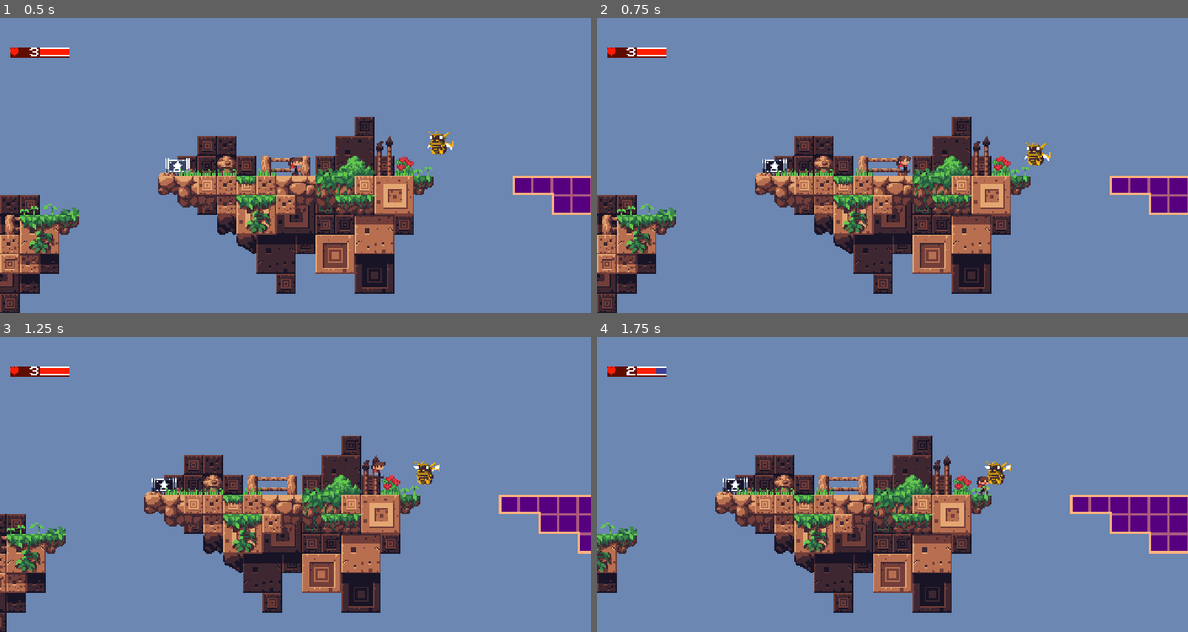
Above: before the commit, frames 1-4 (two rows, left to right).
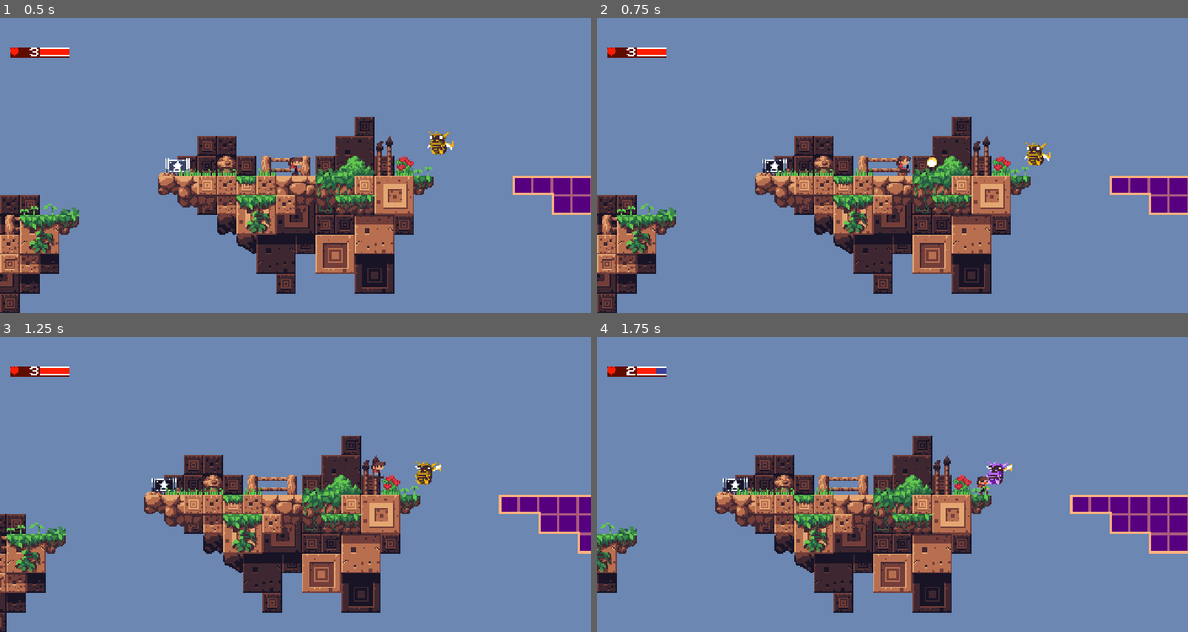
Above: after the commit, the same moments.

Repository: yashparab17/skyventure-revamped
Game: Godot game, scene res://scenes/areas/area_1.tscn
The game is run twice, just before and just after one commit, with the same random seed, the same clock (stepped at 60 frames per second) and the same inputs. Sound files missing from this copy of the repository are replaced by a short silence.
Inputs:
- Up to frame 1 (0.5 s): no input
- Up to frame 2 (0.75 s): hold D (move_right) from 0.53 s (still down); tap Z (shoot) at 0.6 s
- Up to frame 3 (1.25 s): keep holding D (move_right); tap Space (jump) at 0.77 s
- Up to frame 4 (1.75 s): keep holding D (move_right); tap S (aim_down) at 1.35 s; tap Space (jump) at 1.52 s; tap Z (shoot) at 1.55 s

Frame 1 is identical in both runs. In frame 2, less than 0.1% of the frame differs, in the area x 51-58%, y 47-52%; in frame 3, 0.1%; in frame 4, 0.2%, in the area x 65-71%, y 42-50%.

Commit message:
Fireball half implemented. Fixed up roach.

Diff:
--- a/project.godot
+++ b/project.godot
@@ -31,6 +31,7 @@
 
 enemy=""
 player=""
+ground="The ground."
 
 [input]
 
--- a/scenes/areas/area_1.tscn
+++ b/scenes/areas/area_1.tscn
@@ -32,7 +32,7 @@
 
 [node name="SkyBackground" parent="Tiles" instance=ExtResource("1_y41uj")]
 
-[node name="GroundBlocks" type="TileMapLayer" parent="Tiles"]
+[node name="GroundBlocks" type="TileMapLayer" parent="Tiles" groups=["ground"]]
 z_index = 1
 tile_map_data = PackedByteArray("AAAOAAgAAQAAAAgAAAAOAAkAAQABAAAAAAAPAAgAAQABAAgAAAAPAAkAAQABAAkAAAAQAAgAAQACAAgAAAAQAA …(4976 unchanged characters)…
 tile_set = ExtResource("4_vi3ny")
--- a/scenes/characters/enemies/roach.tscn
+++ b/scenes/characters/enemies/roach.tscn
@@ -200,7 +200,7 @@
 texture = ExtResource("1_piddw")
 hframes = 4
 vframes = 7
-frame = 20
+frame = 8
 
 [node name="Animation" type="AnimationPlayer" parent="."]
 libraries = {
--- a/scenes/characters/player/player.tscn
+++ b/scenes/characters/player/player.tscn
@@ -863,7 +863,7 @@
 stream = ExtResource("7_w6xla")
 volume_db = -30.0
 
-[node name="ProjBullet" type="AudioStreamPlayer" parent="Sounds"]
+[node name="ProjectileStarBullet" type="AudioStreamPlayer" parent="Sounds"]
 stream = ExtResource("8_xuses")
 volume_db = -20.0
 
--- /dev/null
+++ b/scenes/projectiles/fireball.tscn
@@ -0,0 +1,81 @@
+[gd_scene load_steps=10 format=3 uid="uid://dksr4t1mkwqcv"]
+
+[ext_resource type="Texture2D" uid="uid://by6l4x7lc28j6" path="res://assets/sprites/projectiles/fireball.png" id="1_nx3os"]
+[ext_resource type="Script" uid="uid://ceu06gin8f7hv" path="res://scripts/projectiles/fireball.gd" id="2_t07v1"]
+
+[sub_resource type="CircleShape2D" id="CircleShape2D_t07v1"]
+radius = 7.0
+
+[sub_resource type="AtlasTexture" id="AtlasTexture_t07v1"]
+atlas = ExtResource("1_nx3os")
+region = Rect2(0, 0, 8, 8)
+
+[sub_resource type="AtlasTexture" id="AtlasTexture_s73vv"]
+atlas = ExtResource("1_nx3os")
+region = Rect2(8, 0, 8, 8)
+
+[sub_resource type="AtlasTexture" id="AtlasTexture_qphfj"]
+atlas = ExtResource("1_nx3os")
+region = Rect2(16, 0, 8, 8)
+
+[sub_resource type="AtlasTexture" id="AtlasTexture_f4ew8"]
+atlas = ExtResource("1_nx3os")
+region = Rect2(24, 0, 8, 8)
+
+[sub_resource type="SpriteFrames" id="SpriteFrames_ynm7a"]
+animations = [{
+"frames": [],
+"loop": true,
+"name": &"default",
+"speed": 5.0
+}, {
+"frames": [{
+"duration": 1.0,
+"texture": SubResource("AtlasTexture_t07v1")
+}, {
+"duration": 1.0,
+"texture": SubResource("AtlasTexture_s73vv")
+}, {
+"duration": 1.0,
+"texture": SubResource("AtlasTexture_qphfj")
+}, {
+"duration": 1.0,
+"texture": SubResource("AtlasTexture_f4ew8")
+}],
+"loop": true,
+"name": &"fireball",
+"speed": 10.0
+}]
+
+[sub_resource type="CircleShape2D" id="CircleShape2D_nx3os"]
+radius = 7.0
+
+[node name="Fireball" type="CharacterBody2D"]
+collision_layer = 2
+collision_mask = 5
+script = ExtResource("2_t07v1")
+
+[node name="Collision" type="CollisionShape2D" parent="."]
+shape = SubResource("CircleShape2D_t07v1")
+
+[node name="AnimatedSprite" type="AnimatedSprite2D" parent="."]
+sprite_frames = SubResource("SpriteFrames_ynm7a")
+animation = &"fireball"
+autoplay = "fireball"
+frame_progress = 0.418905
+
+[node name="Timer" type="Timer" parent="."]
+wait_time = 0.8
+one_shot = true
+autostart = true
+
+[node name="Hitbox" type="Area2D" parent="."]
+collision_layer = 2
+collision_mask = 5
+
+[node name="HitboxCollision" type="CollisionShape2D" parent="Hitbox"]
+shape = SubResource("CircleShape2D_nx3os")
+debug_color = Color(1, 0.000698955, 0.0821795, 0.42)
+
+[connection signal="timeout" from="Timer" to="." method="_on_timer_timeout"]
+[connection signal="area_entered" from="Hitbox" to="." method="_on_hitbox_area_entered"]
--- a/scenes/projectiles/star_bullet.tscn
+++ b/scenes/projectiles/star_bullet.tscn
@@ -3,13 +3,13 @@
 [ext_resource type="Texture2D" uid="uid://litsq0v1ug6l" path="res://assets/sprites/projectiles/star_bullet.png" id="1_r8wcl"]
 [ext_resource type="Script" uid="uid://dbtcm2w6exjrs" path="res://scripts/projectiles/star_bullet.gd" id="2_r8wcl"]
 
-[sub_resource type="AtlasTexture" id="AtlasTexture_o3uab"]
+[sub_resource type="AtlasTexture" id="AtlasTexture_r8wcl"]
 atlas = ExtResource("1_r8wcl")
-region = Rect2(0, 0, 16, 16)
+region = Rect2(0, 0, 16, 4)
 
-[sub_resource type="AtlasTexture" id="AtlasTexture_oy56l"]
+[sub_resource type="AtlasTexture" id="AtlasTexture_mdghq"]
 atlas = ExtResource("1_r8wcl")
-region = Rect2(16, 0, 16, 16)
+region = Rect2(16, 0, 16, 4)
 
 [sub_resource type="SpriteFrames" id="SpriteFrames_05h55"]
 animations = [{
@@ -20,13 +20,13 @@
 }, {
 "frames": [{
 "duration": 1.0,
-"texture": SubResource("AtlasTexture_o3uab")
+"texture": SubResource("AtlasTexture_r8wcl")
 }, {
 "duration": 1.0,
-"texture": SubResource("AtlasTexture_oy56l")
+"texture": SubResource("AtlasTexture_mdghq")
 }],
 "loop": true,
-"name": &"shot",
+"name": &"star_bullet",
 "speed": 5.0
 }]
 
@@ -35,7 +35,8 @@
 
 [node name="Star Bullet" type="AnimatedSprite2D"]
 sprite_frames = SubResource("SpriteFrames_05h55")
-animation = &"shot"
+animation = &"star_bullet"
+autoplay = "star_bullet"
 script = ExtResource("2_r8wcl")
 
 [node name="Timer" type="Timer" parent="."]
@@ -47,7 +48,7 @@
 collision_layer = 2
 collision_mask = 5
 
-[node name="Collision" type="CollisionShape2D" parent="Hitbox"]
+[node name="HitboxCollision" type="CollisionShape2D" parent="Hitbox"]
 shape = SubResource("RectangleShape2D_reqvq")
 
 [connection signal="timeout" from="Timer" to="." method="_on_timer_timeout"]
--- a/scripts/characters/enemies/roach.gd
+++ b/scripts/characters/enemies/roach.gd
@@ -60,8 +60,7 @@
 	current_point_position = 0 # Reset patrol index.
 
 func _physics_process(delta: float) -> void:
-	if current_state != States.DEATH:
-		apply_gravity(delta)
+	apply_gravity(delta)
 
 	if can_walk and current_state != States.DEATH:
 		if chasing and player_ref:
@@ -150,7 +149,7 @@
 		can_walk = false # Stop movement.
 		velocity.x = 0
 		alert()
-		chase_timer.stop()
+		chase_timer.stop() # Stop the timer when the player is detected (reset it).
 
 # Handles player exiting the detection area.
 func _on_detection_area_body_exited(body: Node2D) -> void:
@@ -168,10 +167,12 @@
 
 # Stops chase after the cooldown period.
 func _on_chase_timer_timeout() -> void:
-	chasing = false
-	player_ref = null
-	generate_patrol_points() # Generate new patrol points at current position.
-	can_walk = true # Resume patrolling.
+	# Only stop chasing if the player is still outside the detection area.
+	if not detection_area.has_overlapping_bodies() or player_ref == null:
+		chasing = false
+		player_ref = null
+		generate_patrol_points() # Generate new patrol points at current position.
+		can_walk = true # Resume patrolling.
 
 # Handles enemy taking damage when hit by a bullet.
 func _on_hurtbox_area_entered(area: Area2D) -> void:
--- a/scripts/characters/player/player.gd
+++ b/scripts/characters/player/player.gd
@@ -26,7 +26,7 @@
 @onready var snd_bonk = $Sounds/Bonk
 @onready var snd_hurt = $Sounds/Hurt
 @onready var snd_death = $Sounds/Death
-@onready var snd_proj_bull = $Sounds/ProjBullet
+@onready var snd_proj_star_bullet = $Sounds/ProjectileStarBullet
 
 # Sound properties.
 var walk_snd_timer: float = 0.0
@@ -63,11 +63,10 @@
 
 func _ready() -> void:
 	# Add weapons to the inventory (initially locked).
-	weapons.append(Weapon.new("Star Bullet", preload("res://scenes/projectiles/star_bullet.tscn"), 0.2, preload("res://assets/sprites/ui/weapon_display/star_bullet.png")))
-	# Add more weapons here as needed.
-
-	## Unlock the first weapon for testing (optional).
-	#unlock_weapon(0)
+	weapons.append(Weapon.new("Star Bullet", preload("res://scenes/projectiles/star_bullet.tscn"), 0.3))
+	weapons.append(Weapon.new("Fireball", preload("res://scenes/projectiles/fireball.tscn"), 0.5))
+
+	unlock_weapon(1)
 
 func _physics_process(delta: float) -> void:
 	if current_state == States.HURT:
@@ -117,7 +116,7 @@
 	# Handle shooting.
 	if Input.is_action_just_pressed("shoot") and shoot_timer <= 0 and current_weapon:
 		shoot_bullet()
-		shoot_timer = shoot_cooldown
+		shoot_timer = current_weapon.cooldown
 		update_shooting_state(direction)
 
 # Handles movement while on the ground.
@@ -174,11 +173,13 @@
 			aim_node.rotation_degrees = 0
 			aim_node.position = Vector2(16, -8) # Adjust position for facing right.
 
+# Allows the player to collect the various modules.
 func collect_module(module_type: String) -> void:
 	match module_type:
 		"star_bullet":
-			unlock_weapon(0) # Unlock the first weapon.
-		# Add more cases for other weapons.
+			unlock_weapon(0)
+		"fireball":
+			unlock_weapon(1)
 
 # Unlocks a weapon by index.
 func unlock_weapon(index: int) -> void:
@@ -226,7 +227,8 @@
 		bullet.global_position = aim_node.global_position
 		bullet.direction = Vector2.RIGHT.rotated(aim_node.rotation)
 		bullet.shooter = self
-		snd_proj_bull.play()
+		if current_weapon_index == 0:
+			snd_proj_star_bullet.play()
 		get_tree().current_scene.add_child(bullet)
 		shoot_timer = current_weapon.cooldown
 
--- a/scripts/items/modules/weapons/weapon.gd
+++ b/scripts/items/modules/weapons/weapon.gd
@@ -4,10 +4,8 @@
 var projectile_scene: PackedScene
 var cooldown: float
 var unlocked: bool = false
-var icon: Texture2D
 
-func _init(name: String, projectile_scene: PackedScene, cooldown: float, icon: Texture2D = null):
+func _init(name: String, projectile_scene: PackedScene, cooldown: float):
 	self.name = name
 	self.projectile_scene = projectile_scene
 	self.cooldown = cooldown
-	self.icon = icon
--- /dev/null
+++ b/scripts/projectiles/fireball.gd
@@ -0,0 +1,69 @@
+extends CharacterBody2D
+
+# Node references.
+@onready var animated_sprite: AnimatedSprite2D = $AnimatedSprite
+
+# Fireball properties.
+@export var speed: int = 150
+@export var direction: Vector2
+@export var damage_amount: int = 2
+@export var gravity: float = 600.0
+@export var bounce_velocity: float = -100.0
+var shooter: Node2D # Reference to the shooter (e.g., Player).
+
+# Preloads the fireball impact effect.
+#var fireball_impact = preload("res://scenes/effects/fireball_impact.tscn")
+
+func _ready() -> void:
+	# Rotate the fireball to match its direction.
+	animated_sprite.rotation = direction.angle()
+	velocity = direction * speed
+
+func _physics_process(delta: float) -> void:
+	move_fireball(delta)
+
+# Moves the fireball in the set direction every frame, applying gravity.
+func move_fireball(delta: float) -> void:
+	velocity.y += gravity * delta
+	var collision = move_and_collide(velocity * delta)
+	if collision:
+		handle_collision(collision.get_normal())
+
+# Deletes the fireball when the timer runs out.
+func _on_timer_timeout() -> void:
+	#spawn_impact_effect()
+	queue_free()
+
+# Returns the damage amount of the fireball.
+func get_damage_amount() -> int:
+	return damage_amount
+
+# Handles collision when the fireball hits an area or body.
+func _on_hitbox_area_entered(area: Area2D) -> void:
+	handle_collision(Vector2.UP) # Default to floor collision for areas.
+
+# Handles the fireball impact effect and deletes the fireball.
+func handle_collision(normal: Vector2) -> void:
+	if normal == Vector2.UP or normal == Vector2.DOWN:
+		# Collision with floor or ceiling.
+		bounce()
+	elif normal == Vector2.LEFT or normal == Vector2.RIGHT:
+		# Collision with wall.
+		reverse_direction()
+	else:
+		# Handle other collisions (e.g., diagonal).
+		queue_free()
+
+# Bounces the fireball when it hits the ground.
+func bounce() -> void:
+	velocity.y = bounce_velocity
+
+# Reverses the fireball's horizontal direction when it hits a wall.
+func reverse_direction() -> void:
+	velocity.x = -velocity.x
+
+## Spawns the fireball impact effect at the fireball's position.
+#func spawn_impact_effect() -> void:
+	#var fireball_impact_instance = fireball_impact.instantiate() as Node2D
+	#fireball_impact_instance.global_position = global_position
+	#get_parent().add_child(fireball_impact_instance)
Binary file added: assets/sprites/effects/fireball_impact.png
Not shown, added: assets/sprites/effects/fireball_impact.png.import
Binary file added: assets/sprites/projectiles/fireball.png
Not shown, added: assets/sprites/projectiles/fireball.png.import
Binary file changed: assets/sprites/projectiles/star_bullet.png
Not shown, added: scripts/projectiles/fireball.gd.uid
